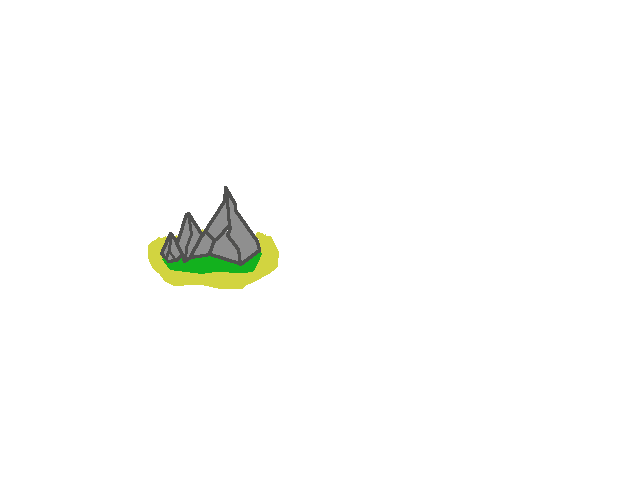
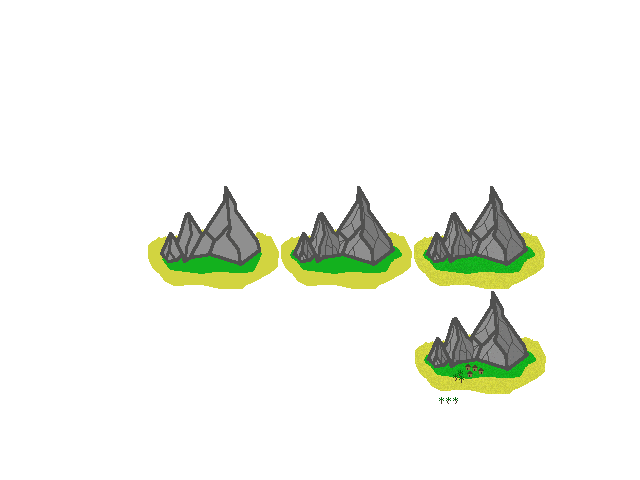
The second 640x480 image is a revision of the first. Changes to its layers:
painted on "Islands" over [227, 186, 546, 404]
